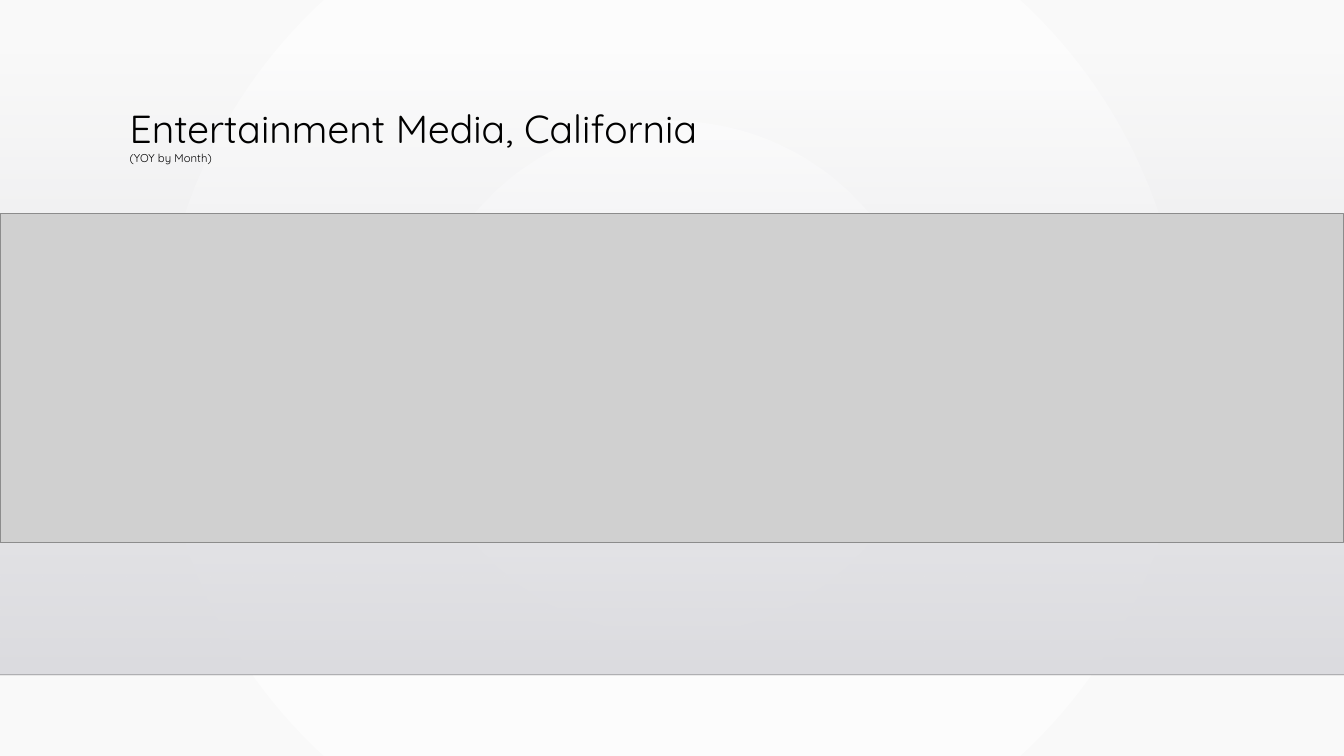
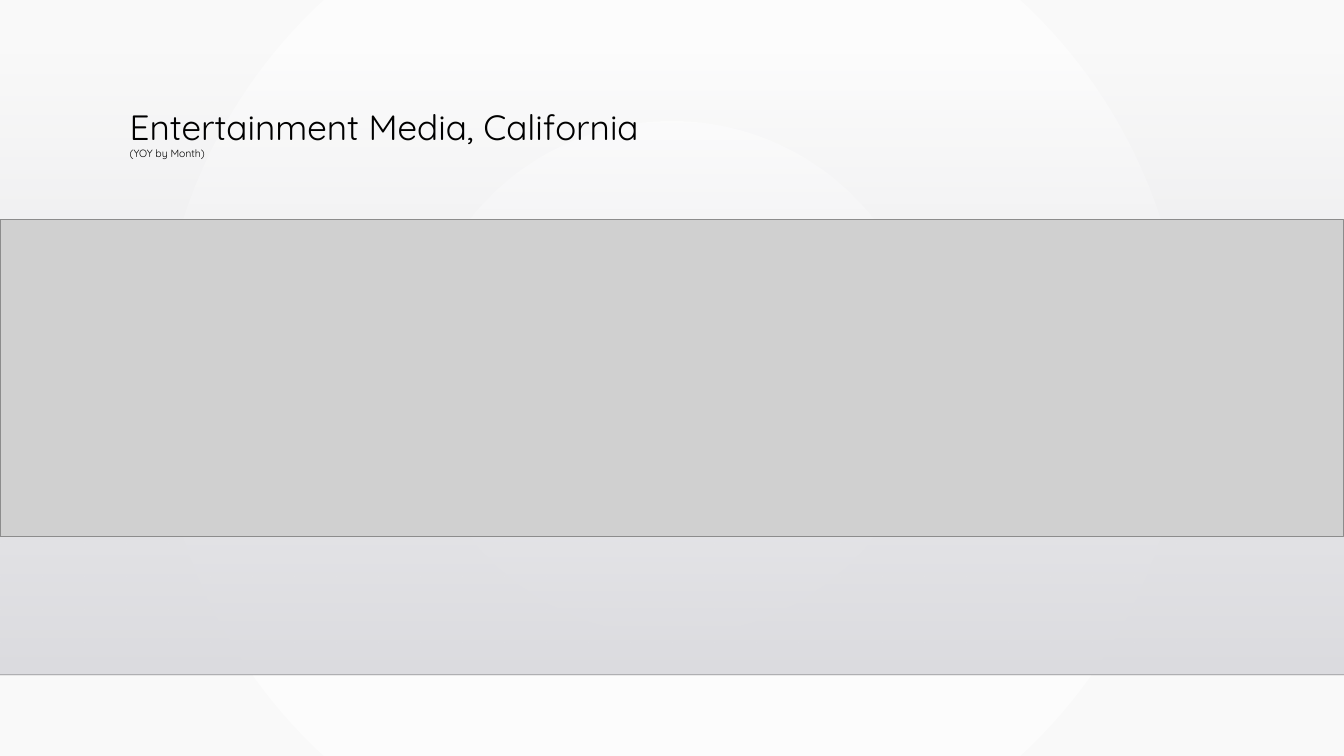
Before and after one commit to sarahDH615/google_trends_covid_project, a slide deck: slide 12 of final/final_presentation.pptx. Drawn at 1344x756 pixels with LibreOffice and Linux fonts; fonts in the diff are those of the drawing; grey boxes stand for pictures; background and template pictures are left out. Boxes give left, top, right and bottom in pixels: in the first picture for what was removed or moved away, otherwise in the second. Text is boxed around its words. In the diff, an @@ line names an element or a change of style, - is before the commit and + after.

```diff
--- a/final/final_presentation.pptx
+++ b/final/final_presentation.pptx
@@ title "Entertainment Media, California (YOY by ..." at <box>130,114,638,159</box>: size 27.9 to 25.1 pt in "Entertainment Media, California"; size 8.1 to 7.4 pt in "(YOY by Month)" @@
@@ picture: place and size @@
-picture at <box>0,214,1344,543</box>
+picture at <box>0,220,1344,537</box>
```
Also in this commit, not shown: 8 other slides changed, 1 other file.
